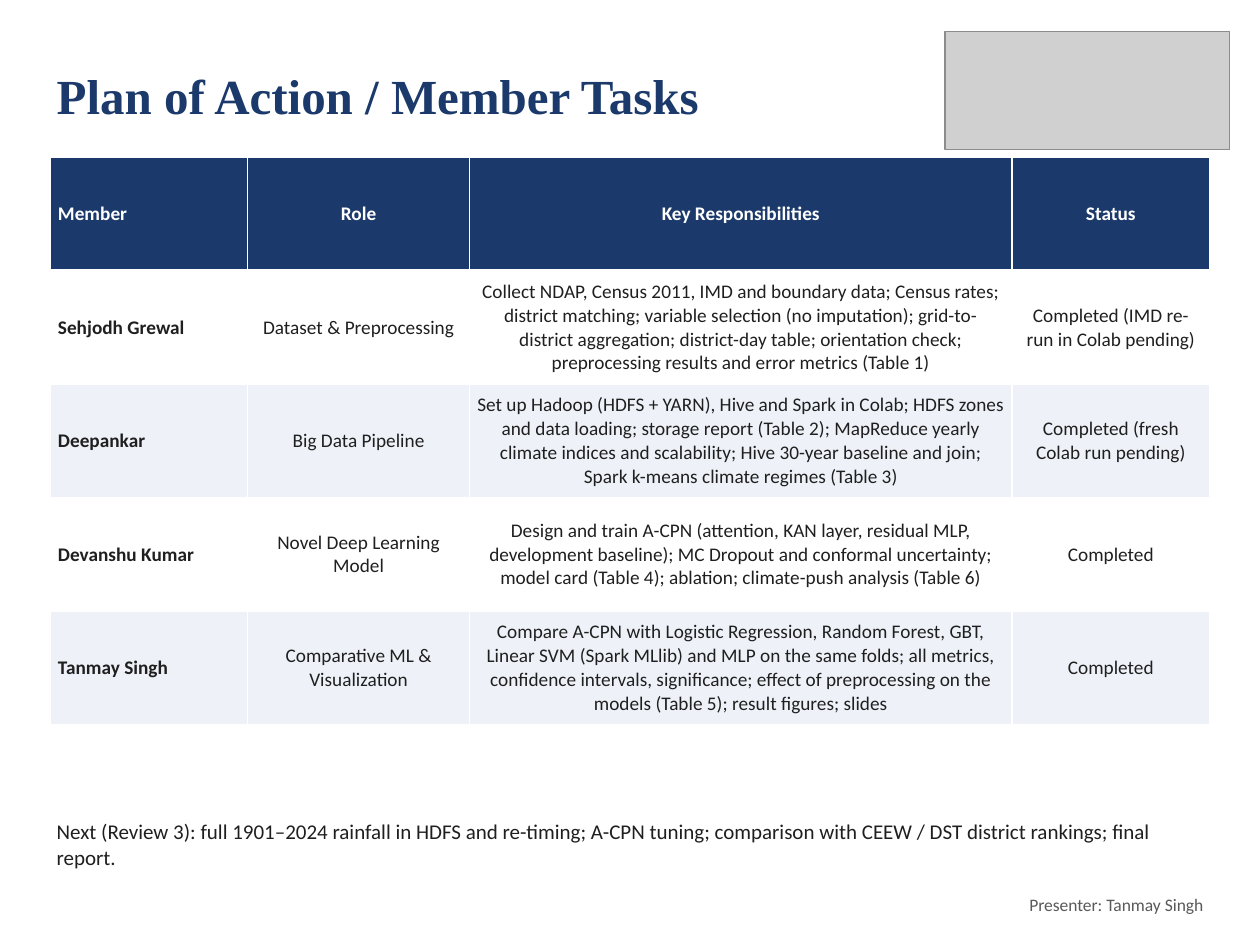
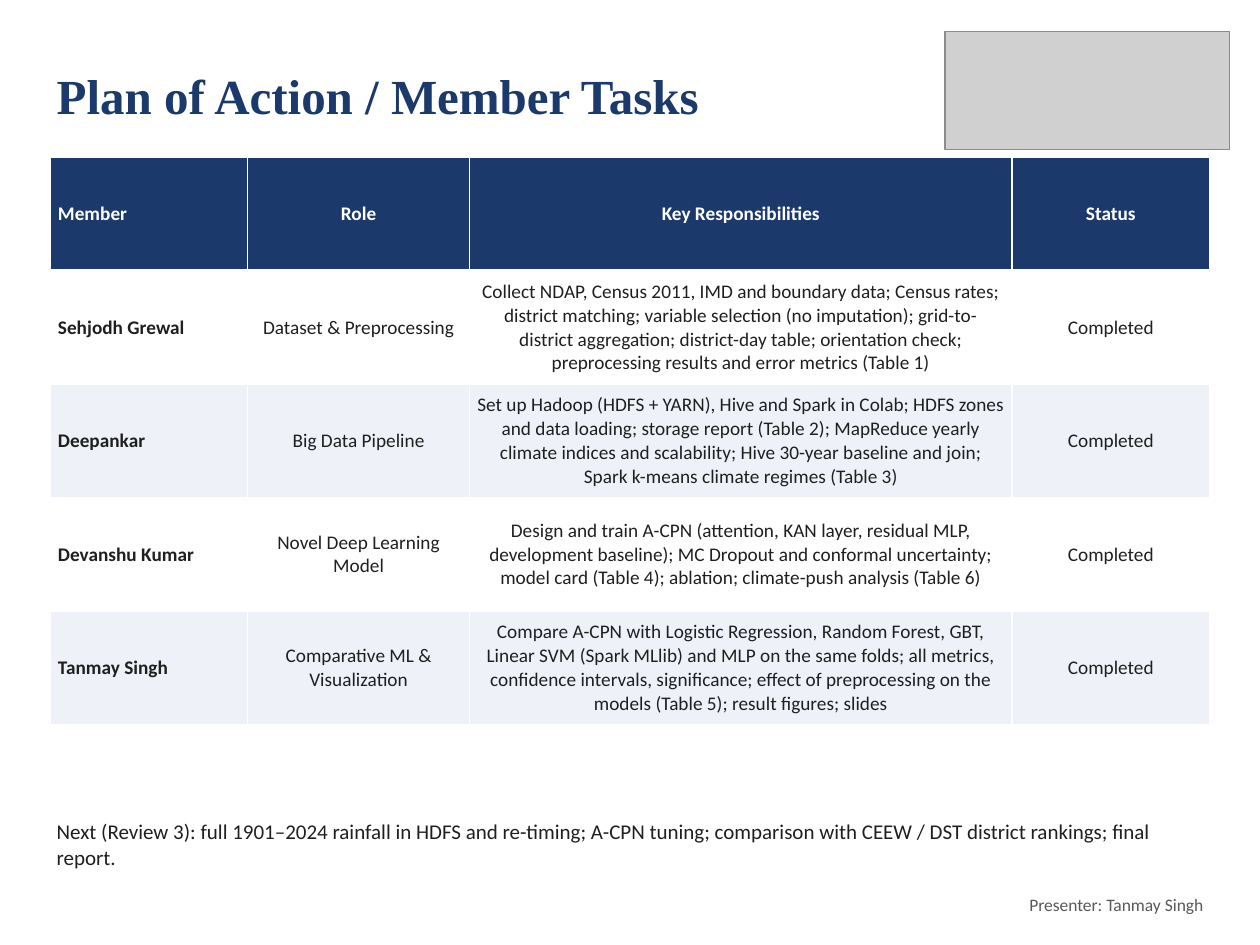
Before and after one commit to deepankarkumar1310/hadoop-ml-algorithm-, a slide deck: slide 30 of docs/Review2_Deck.pptx. Drawn at 1260x945 pixels with LibreOffice and Linux fonts; fonts in the diff are those of the drawing; grey boxes stand for pictures. Boxes give left, top, right and bottom in pixels: in the first picture for what was removed or moved away, otherwise in the second. Text is boxed around its words. In the diff, an @@ line names an element or a change of style, - is before the commit and + after.

Commit message:
Team status: all parts completed after the Colab run

```diff
--- a/docs/Review2_Deck.pptx
+++ b/docs/Review2_Deck.pptx
@@ table at bbox=[50, 158, 1211, 724] @@
-row 2, column 4: Completed (IMD re-run in Colab pending)
+row 2, column 4: Completed
-row 3, column 4: Completed (fresh Colab run pending)
+row 3, column 4: Completed
```
Also in this commit, not shown: 1 other file.
